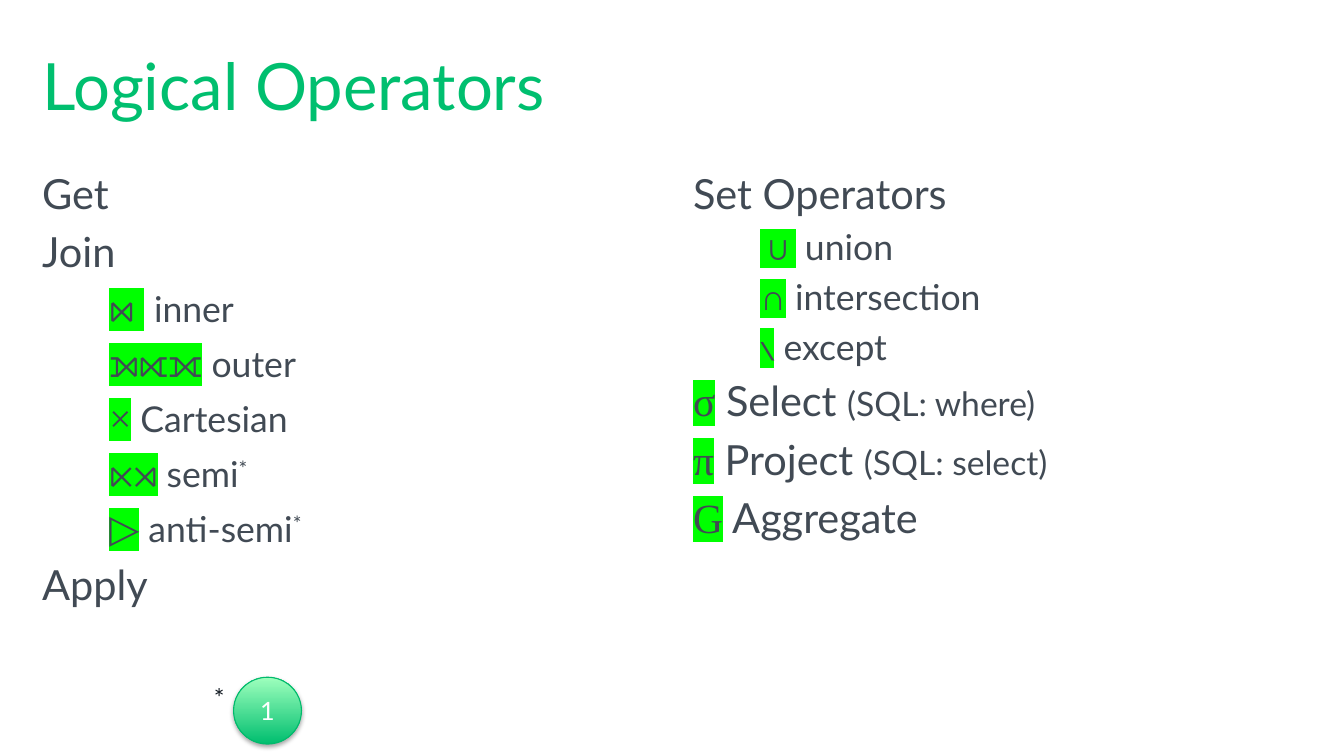
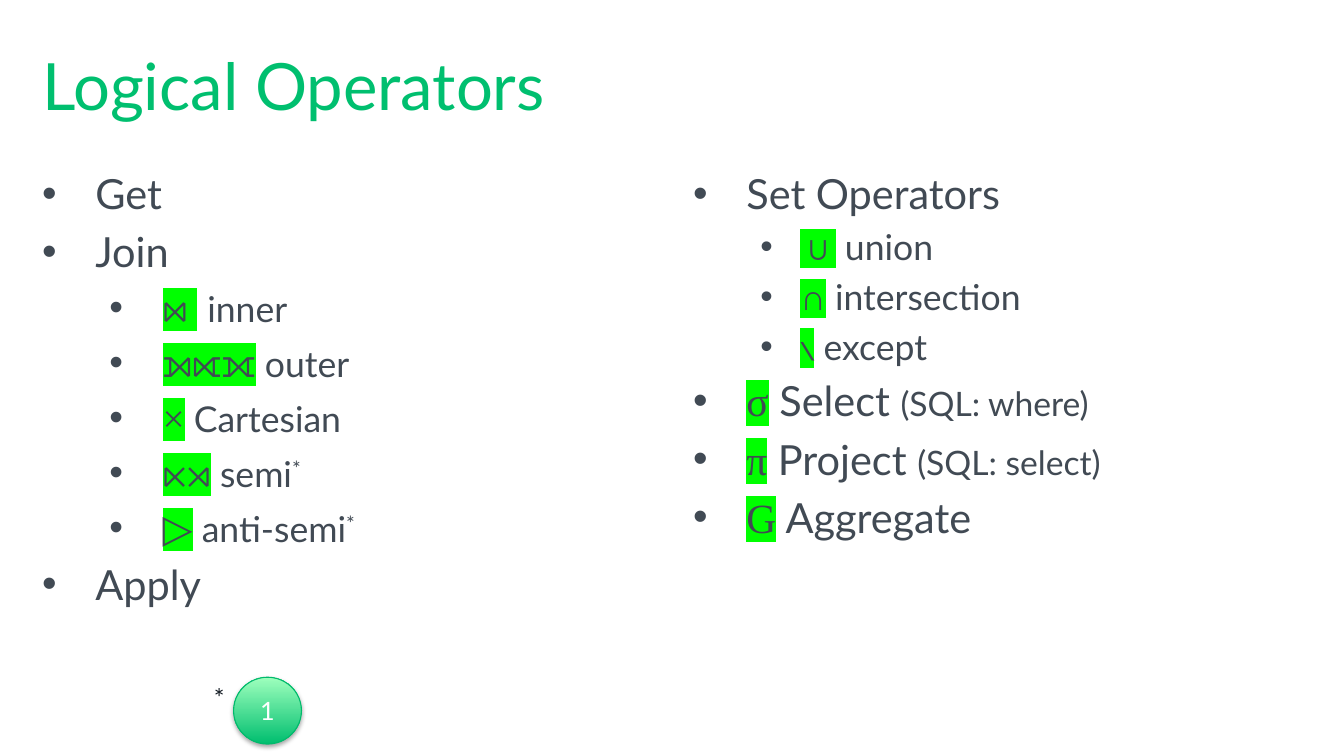
Before and after one commit to tf3604/OptimizerPresentation, a slide deck: slide 20 of Optimizer.pptx. Drawn at 1344x756 pixels with LibreOffice and Linux fonts; fonts in the diff are those of the drawing; background and template pictures are left out. Boxes give left, top, right and bottom in pixels: in the first picture for what was removed or moved away, otherwise in the second. Text is boxed around its words. In the diff, an @@ line names an element or a change of style, - is before the commit and + after.

```diff
--- a/Optimizer.pptx
+++ b/Optimizer.pptx
@@ text "Get" at [95,179,349,607]: bullet none to • @@
@@ text "Set Operators" at [746,179,1101,541]: bullet none to • @@
```
Also in this commit, not shown: 38 other slides changed.
